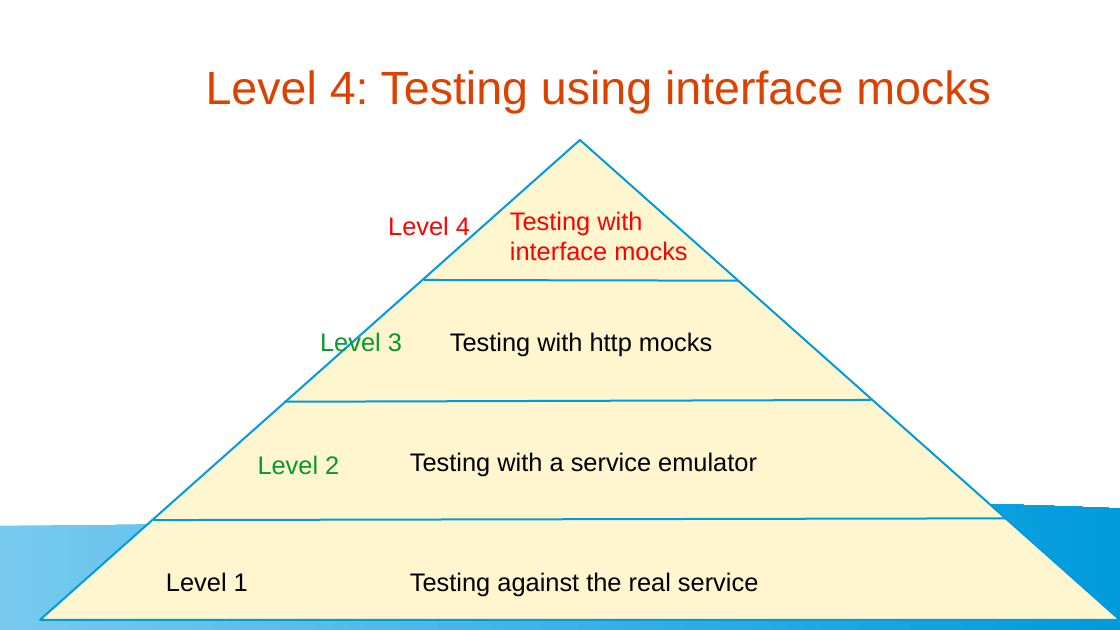
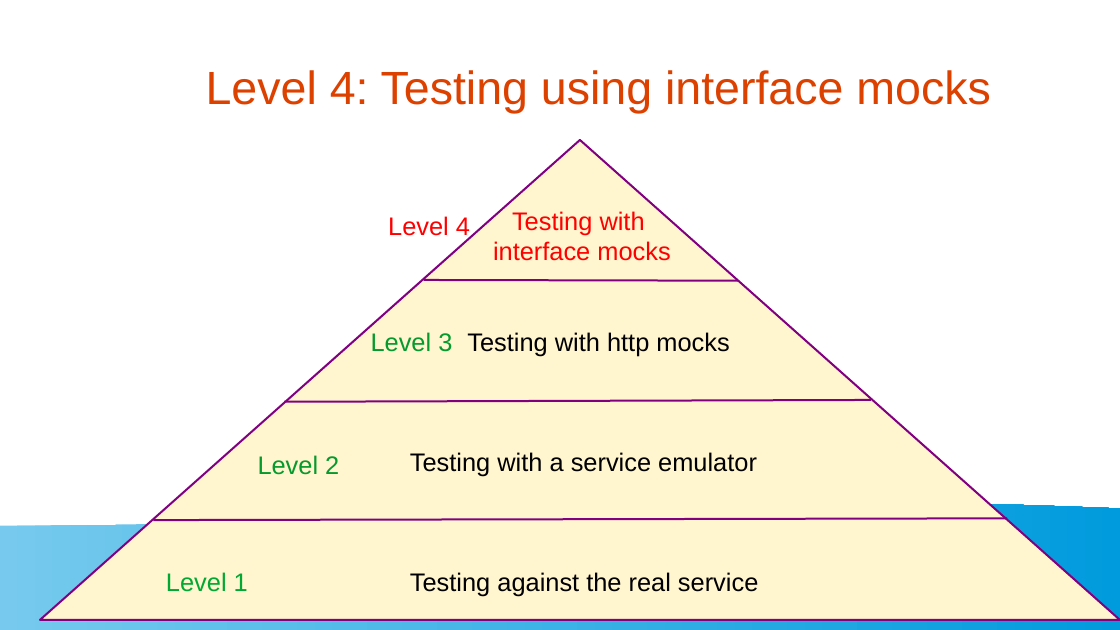
Before and after one commit to golangbot/gophercon-uk-2025-talk, a slide deck: slide 37 of Presentation.odp. Drawn at 1120x630 pixels with LibreOffice and Linux fonts; fonts in the diff are those of the drawing. Boxes give left, top, right and bottom in pixels: in the first picture for what was removed or moved away, otherwise in the second. Text is boxed around its words. In the diff, an @@ line names an element or a change of style, - is before the commit and + after.

```diff
--- a/Presentation.odp
+++ b/Presentation.odp
@@ triangle at bbox=[40, 140, 1120, 620]: outline #009BDD 1.42 pt to #800080 1.42 pt @@
@@ text "Testing with interface mocks": place and size @@
-text "Testing with interface mocks" at bbox=[510, 211, 687, 261]
+text "Testing with interface mocks" at bbox=[493, 211, 670, 261]
@@ text "Testing with interface mocks" at bbox=[493, 211, 670, 261]: alignment left to centre @@
@@ line (424, 281) - (739, 281): stroke #009BDD 1.42 pt to #800080 1.42 pt @@
@@ text "Level 3" rewrapped from bbox=[320, 331, 402, 357] to bbox=[371, 332, 452, 352] @@
@@ text "Testing with http mocks": place and size @@
-text "Testing with http mocks" at bbox=[450, 332, 712, 357]
+text "Testing with http mocks" at bbox=[467, 332, 729, 357]
@@ line (285, 401) - (871, 400): stroke #009BDD 1.42 pt to #800080 1.42 pt @@
@@ line (153, 520) - (1007, 518): stroke #009BDD 1.42 pt to #800080 1.42 pt @@
@@ text "Level 1" at bbox=[166, 572, 248, 592]: text colour #000000 to #00A933 @@
```
Also in this commit, not shown: 6 other slides changed, 2 other files.
